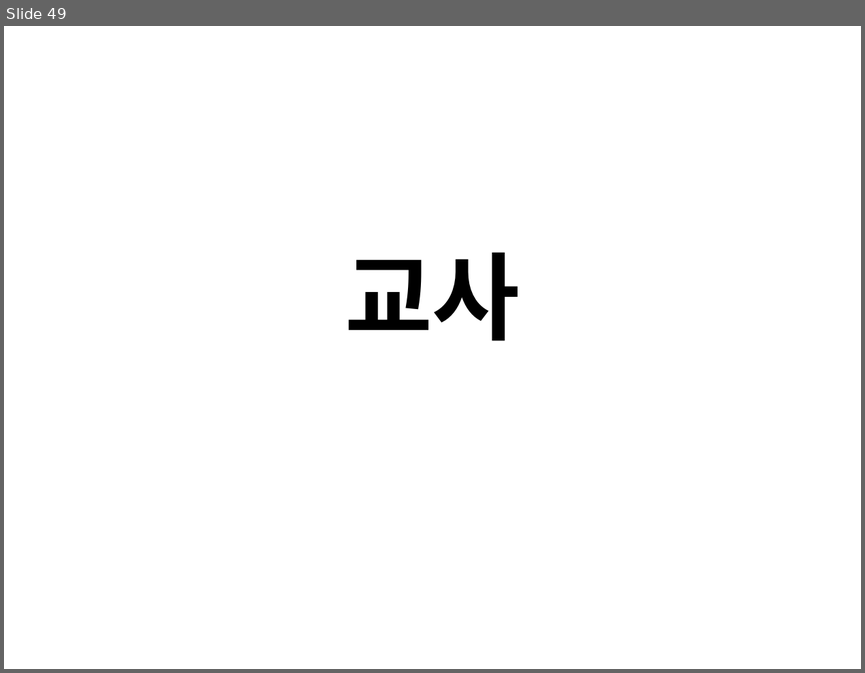
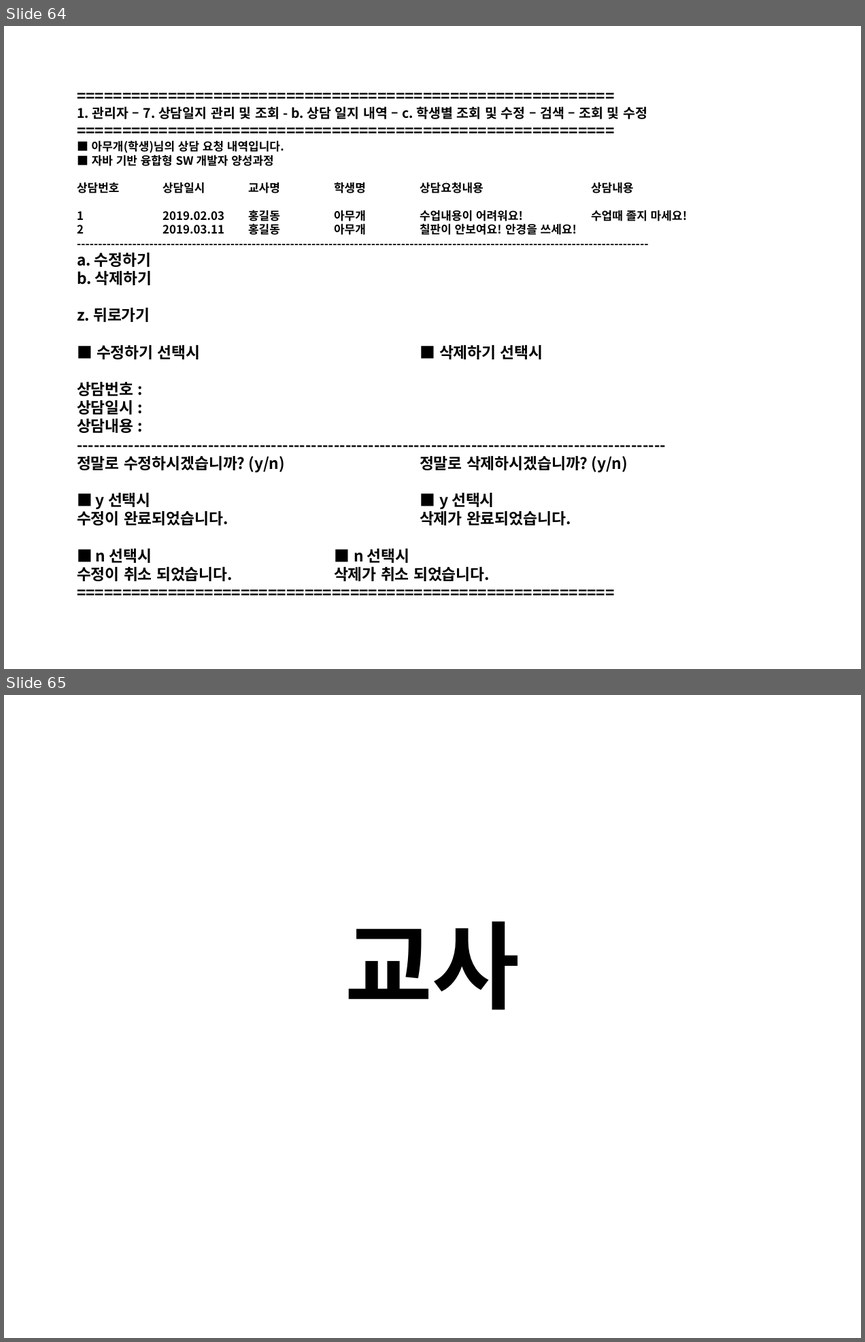
Before and after one commit to Yian-Kim/SEDU-Center, a slide deck: 03. 화면설계/01. 관리자/[디비2조]화면설계_관리자.pptx. Shown one above the other, each under a label of ours: slide 49 before the commit, slides 64 and 65 after it. The pictures are 865x673 and 865x1342 pixels, drawn with LibreOffice and Linux fonts; fonts in the diff are those of the drawing. Boxes give left, top, right and bottom in pixels: in the first picture for what was removed or moved away, otherwise in the second. Text is boxed around its words. In the diff, an @@ line names an element or a change of style, - is before the commit and + after.

Commit message:
Modify File [[디비2조]화면설계_관리자.pptx]
1. POWER POINT 파일 수정

- [디비2조]화면설계_관리자.pptx 파일 수정
  (03. 화면설계\01. 관리자\[디비2조]화면설계_관리자.pptx)
- 모든 메뉴 추가

```diff
--- a/03. 화면설계/01. 관리자/[디비2조]화면설계_관리자.pptx
+++ b/03. 화면설계/01. 관리자/[디비2조]화면설계_관리자.pptx
@@ slide 64 added at <box>4,26,861,669</box>, background #FFFFFF @@
@@ text added at <box>77,106,687,581</box>, 12.9 pt, text #000000, bold @@
+===========================================================
+1. 관리자 – 7. 상담일지 관리 및 조회 - b. 상담 일지 내역 – c. 학생별 조회 및 수정 – 검색 – 조회 및 수정
+===========================================================
+■ 아무개(학생)님의 상담 요청 내역입니다.
+■ 자바 기반 융합형 SW 개발자 양성과정
+상담번호 상담일시 교사명 학생명 상담요청내용 상담내용
+1 2019.02.03 홍길동 아무개 수업내용이 어려워요! 수업때 졸지 마세요!
+2 2019.03.11 홍길동 아무개 칠판이 안보여요! 안경을 쓰세요!
+--------------------------------------------------------------------------------------------------------------------------------------
+a. 수정하기
+b. 삭제하기
+z. 뒤로가기
+■ 수정하기 선택시 ■ 삭제하기 선택시
+상담번호 :
+상담일시 :
+상담내용 :
+-------------------------------------------------------------------------------------------------------
+정말로 수정하시겠습니까? (y/n) 정말로 삭제하시겠습니까? (y/n)
+■ y 선택시 ■ y 선택시
+수정이 완료되었습니다. 삭제가 완료되었습니다.
+■ n 선택시 ■ n 선택시
+수정이 취소 되었습니다. 삭제가 취소 되었습니다.
+===========================================================
@@ what was slide 49 is now slide 65 @@
```
Also in this commit, not shown: 4 slides changed, 15 other slides added.
